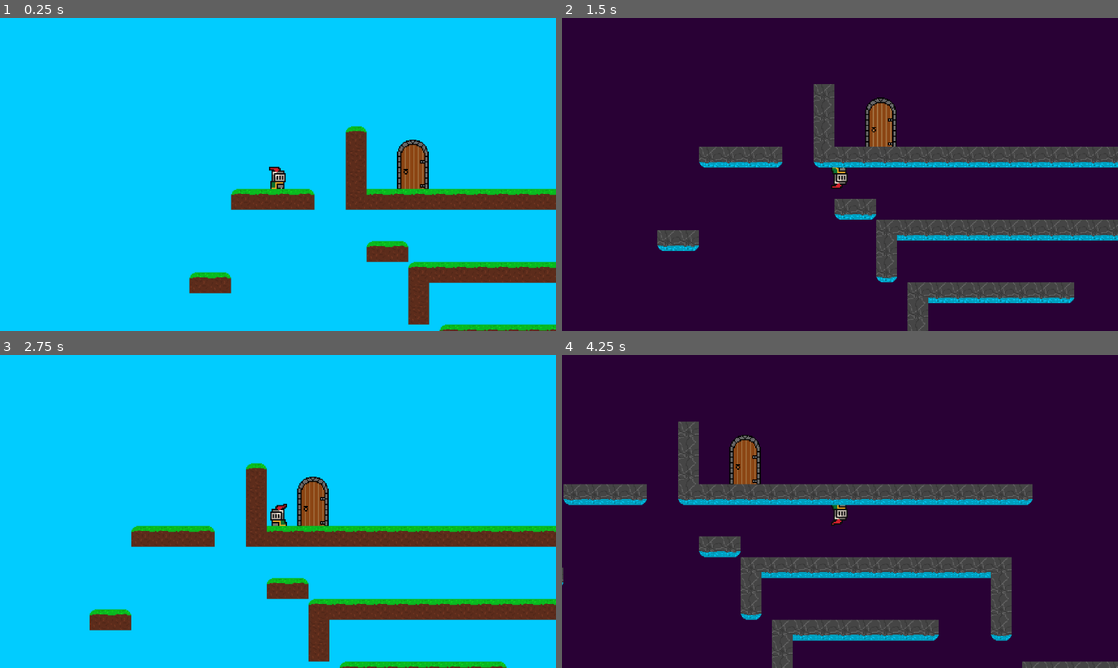
Above: before the commit, frames 1-4 (two rows, left to right).
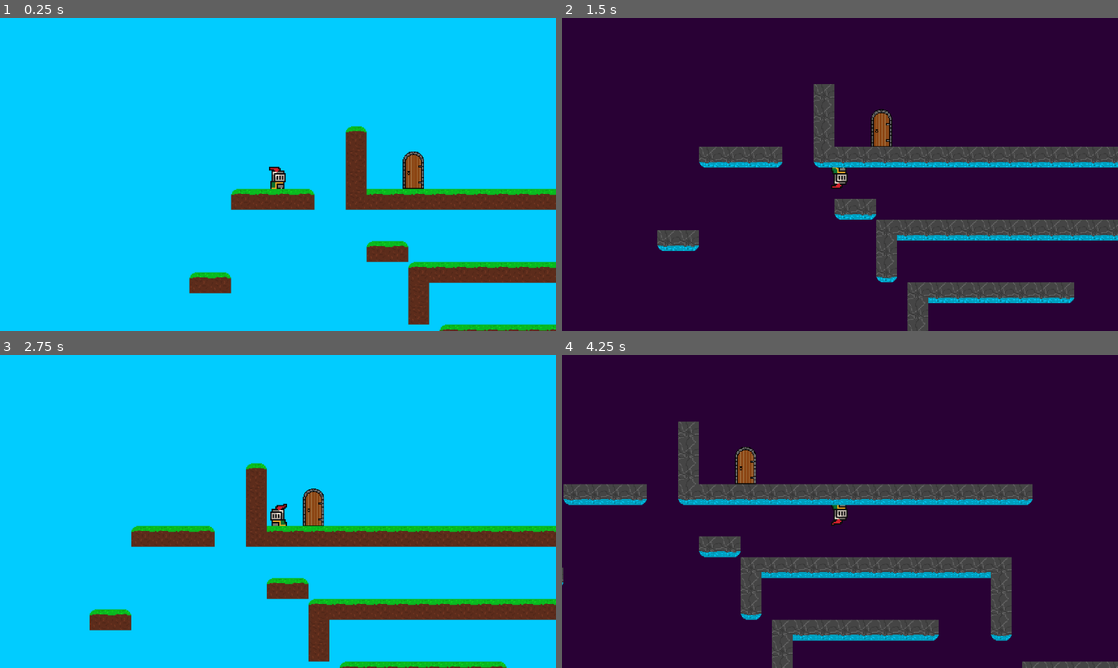
Above: after the commit, the same moments.

Repository: jasjakub1/Flipside
Game: Godot game, scene res://Scenes/Scene 8.tscn
Same seed, same stepped clock (60 frames per second), same inputs: the game is played once before the commit and once after it. This scene is started directly instead of the project's main scene.
Inputs:
- Up to frame 1 (0.25 s): no input
- Up to frame 2 (1.5 s): tap Enter at 0.5 s; hold Right (right) from 0.53 s (still down); tap Space (flip) at 0.6 s; tap Up (up) at 0.77 s; tap Backspace (undo) at 1.35 s
- Up to frame 3 (2.75 s): tap Up (up) at 1.52 s; release Right (right) at 2.03 s; hold Left (left) from 2.03 s (still down); tap Space (flip) at 2.1 s
- Up to frame 4 (4.25 s): release Left (left) at 2.78 s; hold Right (right) from 2.78 s (still down); tap Backspace (undo) at 2.85 s; tap Up (up) at 3.02, 3.77 s; tap Space (flip) at 3.6 s

The runs differ from the first frame. In frame 1, 0.7% of the frame differs, in the area x 71-78%, y 38-55%; in frame 2, 0.6%; in frame 3, 0.7%; in frame 4, 0.7%.
Error in both runs: Invalid call. Nonexistent function 'undoScene' in base 'Node (scene_loader.gd)'. (res://Scripts/game_manager.gd:40)

Commit message:
Update Scene 8.tscn

Diff:
--- a/Scenes/Scene 8.tscn
+++ b/Scenes/Scene 8.tscn
@@ -15,7 +15,8 @@
 [node name="Player" parent="." unique_id=127984811 instance=ExtResource("2_ov07v")]
 
 [node name="Door" parent="." unique_id=2142673694 instance=ExtResource("3_s2r3n")]
-position = Vector2(105, 7)
+position = Vector2(105.00001, 8)
+scale = Vector2(1.3, 1.3)
 
 [node name="TileMapLayer" parent="." unique_id=1816079958 instance=ExtResource("4_ack5t")]
 scale = Vector2(0.5, 0.5)
